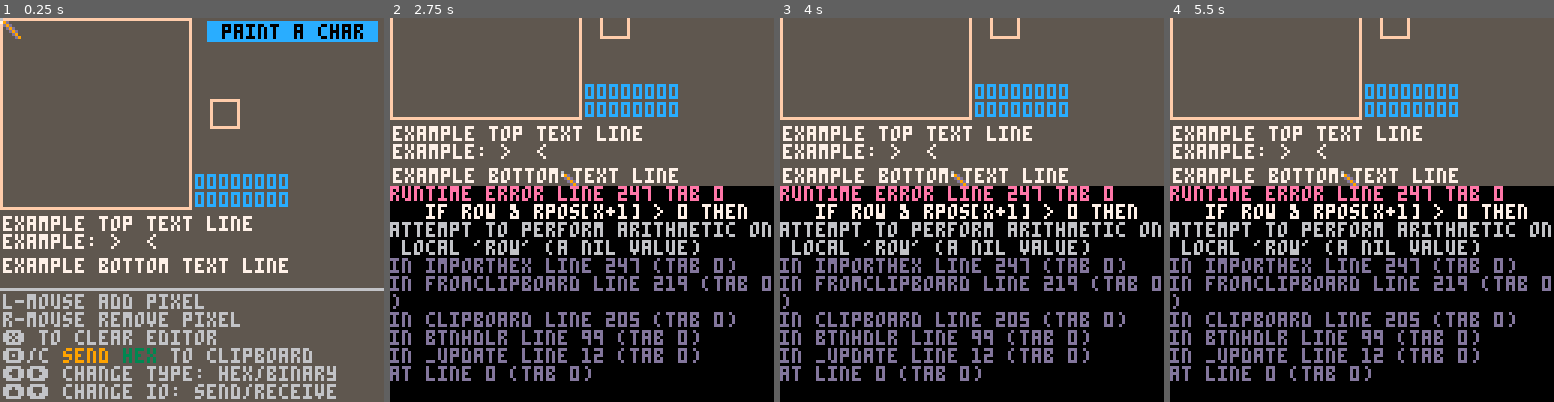
Above: before the commit, frames 1-4 (left to right).
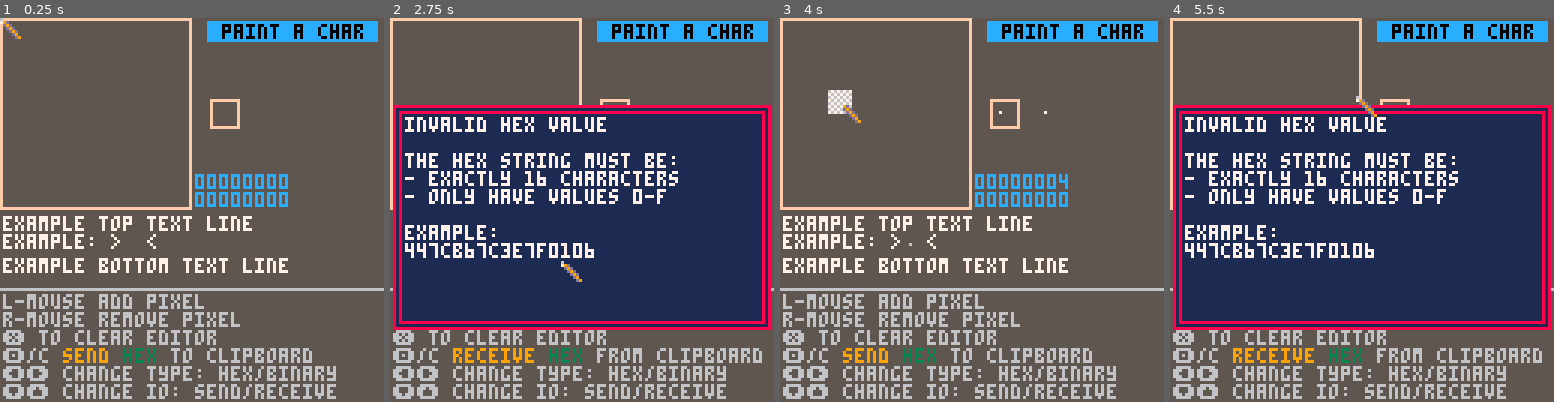
Above: after the commit, the same moments.

Repository: brettski/pico-8
Game: PICO-8 cartridge paintachar.p8
Two runs of this game, one before a commit and one after it. Both use one fixed random seed, a clock stepped at 60 frames per second and the inputs below.
Inputs (mouse positions are in pixels of both pictures, inside the frame that each line leads up to):
- Up to frame 1 (0.25 s): no input
- Up to frame 2 (2.75 s): tap X (X key) at 0.33, 1.07, 1.85 s; click (670, 121) at 0.67 s; tap O (Z key) at 0.7, 1.7, 2.1, 2.5 s; click (436, 267) at 1.22 s; hold Right 1.6-2.1 s; click (497, 114) at 1.77 s; hold Up 2.15-2.42 s; click (562, 259) at 2.32 s; hold Right from 2.47 s (still down)
- Up to frame 3 (4 s): click (1014, 106) at 2.87 s; tap O (Z key) at 2.9, 3.3, 3.7 s; tap X (X key) at 2.97 s; release Right at 3.03 s; hold Left 3.08-3.58 s; click (1075, 256) at 3.42 s; hold Down 3.63-3.97 s; click (841, 102) at 3.97 s
- Up to frame 4 (5.5 s): hold Right 4.02-4.68 s; tap X (X key) at 4.08, 5.2 s; tap O (Z key) every 0.4 s from 4.1 to 5.3 s; click (1292, 248) at 4.52 s; hold Up 4.73-5.03 s; click (1354, 94) at 5.07 s; hold Left from 5.08 s (still down)

The runs differ from the first frame. In frame 1, less than 0.1% of the frame differs, in the area x 2-11%, y 96-99%; in frame 2, 80%; in frame 3, 64%; in frame 4, 80%, in the area x 0-100%, y 0-100%.
Error before the commit: runtime error line 247 tab 0; if row & rpos[x+1] > 0 then; attempt to perform arithmetic on local 'row' (a nil value)

Commit message:
paintachar v2.2, additional imported hex check

Diff:
--- a/paintachar.p8
+++ b/paintachar.p8
@@ -3,7 +3,7 @@
 __lua__
 --paint a char
 --by brettski
---v2.1
+--v2.2
 
 function _init()
  poke(0x5f2d, 1) --mouse
@@ -60,6 +60,13 @@
  text..="press 🅾️/c to import it\n\n"
  text..="!!you must paste (ctrl-v)\n"
  text..="  first for import to work!!"
+ add(errtext,text)
+ text=  "invalid hex value\n\n"
+ text..="the hex string must be:\n"
+ text..="- exactly 16 characters\n"
+ text..="- only have values 0-f\n\n"
+ text..="example:\n"
+ text..="447cb67c3e7f0106"
  add(errtext,text)
 end
 -->8
@@ -139,7 +146,7 @@
  inst..="🅾️/c\f9 "..dir
  inst..="\f"..ihc.." "..iotype.." \f"..icx..addv.." clipboard\n"
  inst..="⬅️➡️ change type: hex/binary\n"
- inst..="⬆️⬇️ change io: send/receive"
+ inst..="⬇️⬆️ change io: send/receive"
  line(0,90,127,90,ic)
  print(inst,1,92,ic)
 end
@@ -246,6 +253,10 @@
  local row
  for y=0,7 do
    row=tonum("0x"..hexparts[y+1])
+   if row==nil then
+    inerror=2
+    return
+   end
   for x=0,7 do
    if row & rpos[x+1] > 0 then
     mset(x,y,1)
Not shown, changed: paintachar.p8.png
